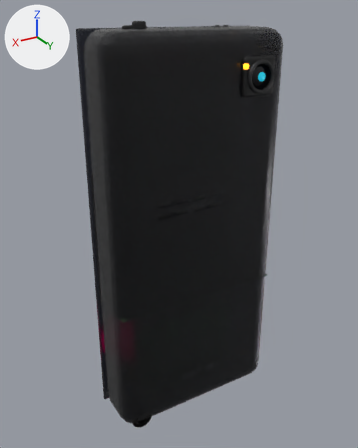
Before and after pictures for a commit that changed the glTF model cad/pokedex-mk1-layoutA.glb.
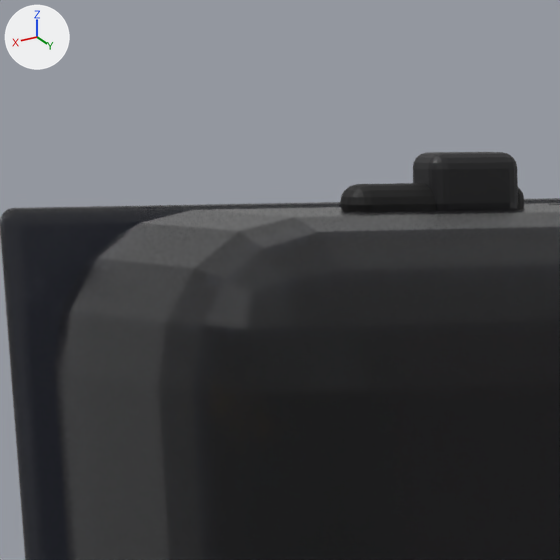
The first picture shows the older version from a 50 mm lens placed at (181.0, 290.0, 155.0), pointed at (0.0, -11.0, 4.0). The close-ups show the older and then the newer version on the part from 21% to 42% of the width and 0% to 17% of the height of that picture. Only the edits that show in the close-ups are written down. Lighting does not change. The marker at upper left points along +X, +Y and +Z. Where no turn or scale is listed for an object, it has been applied to the vertices.

The first close-up shows 'PWR_Slider', 'PWR_Slot', 'Shell_BackHousing', 'Shell_FrontPlate'.
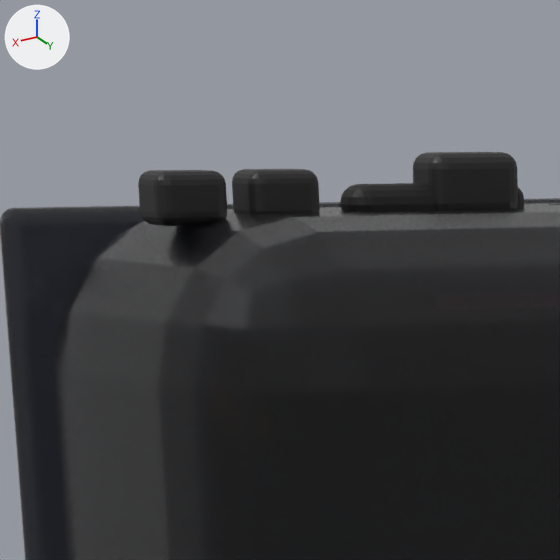
Boxes [x1, y1, x2, y2] around the edits, measured in the close-ups (560 x 560 px):
'VOL_Minus', added (black): after [138, 170, 227, 226]
'VOL_Plus', added (black): after [232, 169, 320, 214]

The change in detail:
Mesh me_cube_066_1 is new.
It has 152 vertices, 300 faces and spans x 57.0..63.0, y -2.5..2.5, z 144.2..148.2.
It uses material mat_dpad_charcoaltpu (black #1c1c1f).
Mesh me_cube_065_1 is new.
It has 152 vertices, 300 faces and spans x 49.0..55.0, y -2.5..2.5, z 144.2..148.2.
It uses material mat_dpad_charcoaltpu (black #1c1c1f).
Object 'VOL_Minus' (ob_vol_minus) is new; it shows me_cube_066_1.
Its location is (0.0, 0.0, 0.0).
Object 'VOL_Plus' (ob_vol_plus) is new; it shows me_cube_065_1.
Its location is (0.0, 0.0, 0.0).
